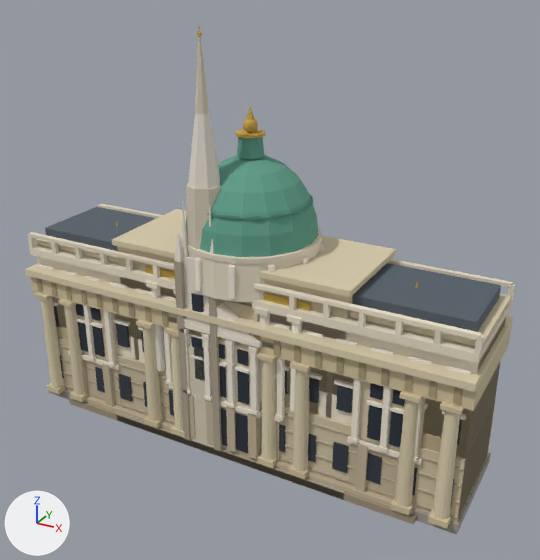
A saved change to the glTF model public/models/landmarks/vienna_landmarks.glb.
Rendered twice from a 50 mm lens placed at (9.97, -17.05, 13.62), pointed at (0.64, -0.08, 5.13). The axes (+X, +Y, +Z) are drawn at lower left. The lights are the same throughout. The older version comes first. Vertices at exactly the same position are counted once.

Names of what the first picture shows: 'BURGTOR', 'HOFBURG_PALACE', 'MICHAELERTRAKT', 'ST_STEPHENS_CATHEDRAL'.
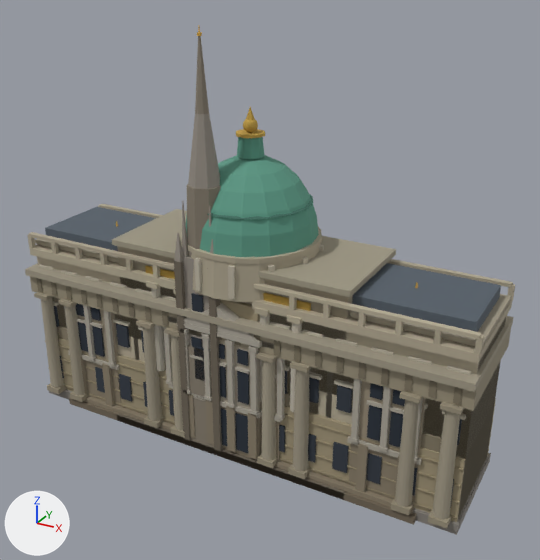
Boxes [x1, y1, x2, y2] around the edits, measured in the pictures (540 x 560 px):
part 1 of me_burgtor_mesh, recoloured (darker)
    both: [25, 209, 514, 520]
part 2 of me_burgtor_mesh, recoloured
    both: [51, 282, 491, 535]
part 3 of me_burgtor_mesh, recoloured
    both: [30, 244, 511, 529]
part 4 of me_burgtor_mesh, recoloured
    both: [36, 278, 463, 405]
part 5 of me_hofburg_palace_mesh, recoloured
    both: [64, 303, 423, 465]
part 6 of me_hofburg_palace_mesh, recoloured
    both: [69, 307, 426, 525]
part 7 of me_michaelertrakt_mesh, recoloured
    both: [53, 257, 466, 420]
part 8 of me_michaelertrakt_mesh, recoloured
    both: [27, 133, 515, 522]
part 9 of me_michaelertrakt_mesh, recoloured
    both: [38, 245, 471, 409]
part 10 of me_st_stephens_cathedral_mesh, recoloured (pale yellow to grey)
    both: [174, 113, 220, 347]
part 11 of me_st_stephens_cathedral_mesh, recoloured (pale yellow to brown)
    both: [187, 36, 221, 447]
part 12 of me_st_stephens_cathedral_mesh, recoloured
    both: [117, 261, 345, 500]

Diff of the bpy script that builds the scene:
```diff
--- a/public/models/landmarks/vienna_landmarks.glb.py
+++ b/public/models/landmarks/vienna_landmarks.glb.py
@@ me_burgtor_mesh @@
 me_burgtor_mesh.from_pydata(...)  # 1554 vertices, 2608 faces; spans x -7.0..7.0, y -1.95..1.95, z 0.0..6.92
 # used by ob_burgtor; location = (0.0, 0.0, 0.0)
+# me_burgtor_mesh part 1: 1072 faces centred in x -7.0..7.0, y -1.95..1.95, z 0.46..6.06 are repainted in the vertex colours; the middle colour goes from beige #dbcead to beige #a19986
+# me_burgtor_mesh part 2: 300 faces centred in x -6.3..6.96, y -1.83..1.83, z 0.0..5.45 are repainted in the vertex colours; the middle colour goes from beige #ac9e7b to brown #7e7561
+# me_burgtor_mesh part 3: 540 faces centred in x -7.0..7.0, y -1.95..1.95, z 0.3..6.36 are repainted in the vertex colours; the middle colour goes from beige #cfc09c to yellow #988f7a
+# me_burgtor_mesh part 4: 408 faces centred in x -6.96..6.69, y -1.83..1.83, z 0.0..4.32 are repainted in the vertex colours; the middle colour goes from beige #a69977 to dark yellow #7a725e
 me_burgtor_mesh.materials.append(mat_vienna_architecture)
@@ me_hofburg_palace_mesh @@
 me_hofburg_palace_mesh.from_pydata(...)  # 3140 vertices, 4892 faces; spans x -5.89..5.89, y -1.93..1.93, z 0.0..6.92
 # used by ob_hofburg_palace; location = (0.0, 0.0, 0.0)
+# me_hofburg_palace_mesh part 5: 2500 faces centred in x -5.89..5.89, y -1.93..1.93, z 1.76..6.5 are repainted in the vertex colours; the middle colour goes from pale yellow #efe6d5 to grey #aca699
+# me_hofburg_palace_mesh part 6: 468 faces centred in x -5.88..5.88, y -1.89..1.89, z 0.0..4.53 are repainted in the vertex colours; the middle colour goes from beige #bfb095 to brown #897e6a
 me_hofburg_palace_mesh.materials.append(mat_vienna_architecture)
@@ me_michaelertrakt_mesh @@
 me_michaelertrakt_mesh.from_pydata(...)  # 2595 vertices, 4292 faces; spans x -6.97..6.97, y -2.0..2.0, z 0.0..9.93
 # used by ob_michaelertrakt; location = (0.0, 0.0, 0.0)
+# me_michaelertrakt_mesh part 7: 1136 faces centred in x -6.78..6.78, y -1.98..1.98, z 0.5..6.2 are repainted in the vertex colours; the middle colour goes from white #f5eee0 to grey #beb6a6
+# me_michaelertrakt_mesh part 8: 1660 faces centred in x -6.97..6.97, y -1.95..1.97, z 0.0..9.69 are repainted in the vertex colours; the middle colour goes from beige #c7ac90 to beige #ae9c84
+# me_michaelertrakt_mesh part 9: 608 faces centred in x -6.78..6.78, y -1.98..1.94, z 0.5..6.2 are repainted in the vertex colours; the middle colour goes from pale yellow #f0e9da to grey #b9b2a1
 me_michaelertrakt_mesh.materials.append(mat_vienna_architecture)
@@ me_st_stephens_cathedral_mesh @@
 me_st_stephens_cathedral_mesh.from_pydata(...)  # 1366 vertices, 2244 faces; spans x -3.9..3.9, y -1.93..1.9, z 0.0..12.0
 # used by ob_st_stephens_cathedral; location = (0.0, 0.0, 0.0)
+# me_st_stephens_cathedral_mesh part 10: 368 faces centred in x -3.83..2.21, y -1.89..1.86, z 0.24..9.9 are repainted in the vertex colours; the middle colour goes from pale yellow #e5ddd0 to grey #948d83
+# me_st_stephens_cathedral_mesh part 11: 274 faces centred in x -3.79..3.72, y -1.86..1.84, z 0.24..11.75 are repainted in the vertex colours; the middle colour goes from pale yellow #d4c9b4 to brown #867d6e
+# me_st_stephens_cathedral_mesh part 12: 252 faces centred in x -3.9..3.9, y -1.93..1.9, z 0.0..5.99 are repainted in the vertex colours; the middle colour goes from beige #a89d89 to brown #6c6355
 me_st_stephens_cathedral_mesh.materials.append(mat_vienna_architecture)
```
